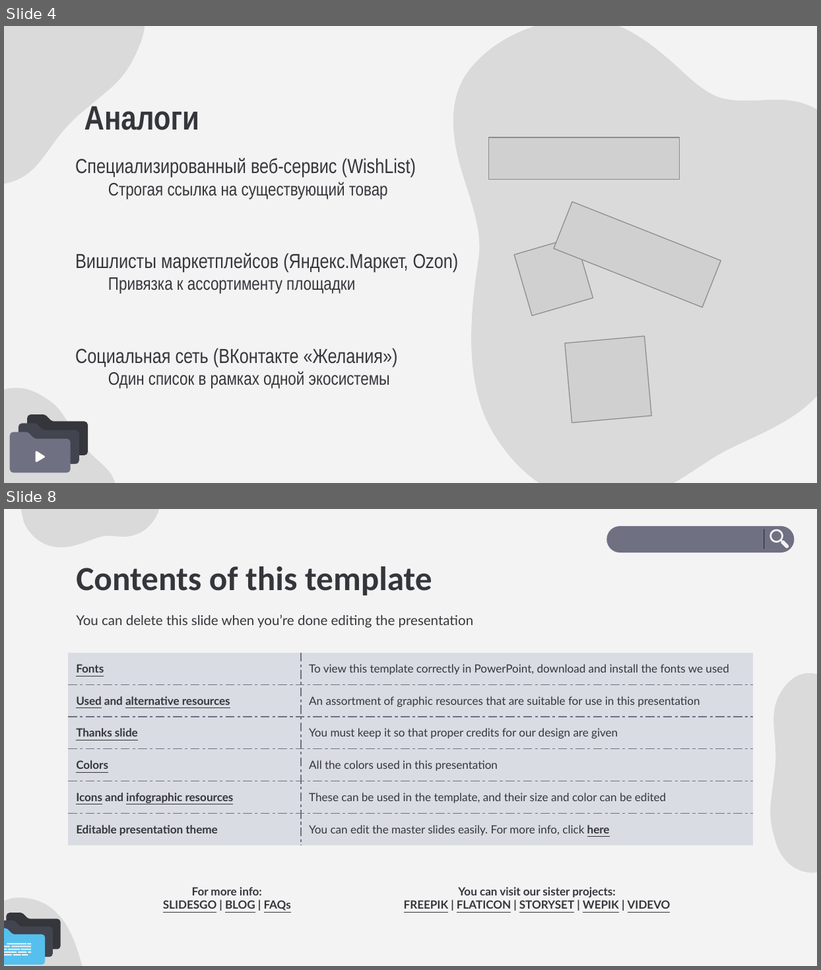
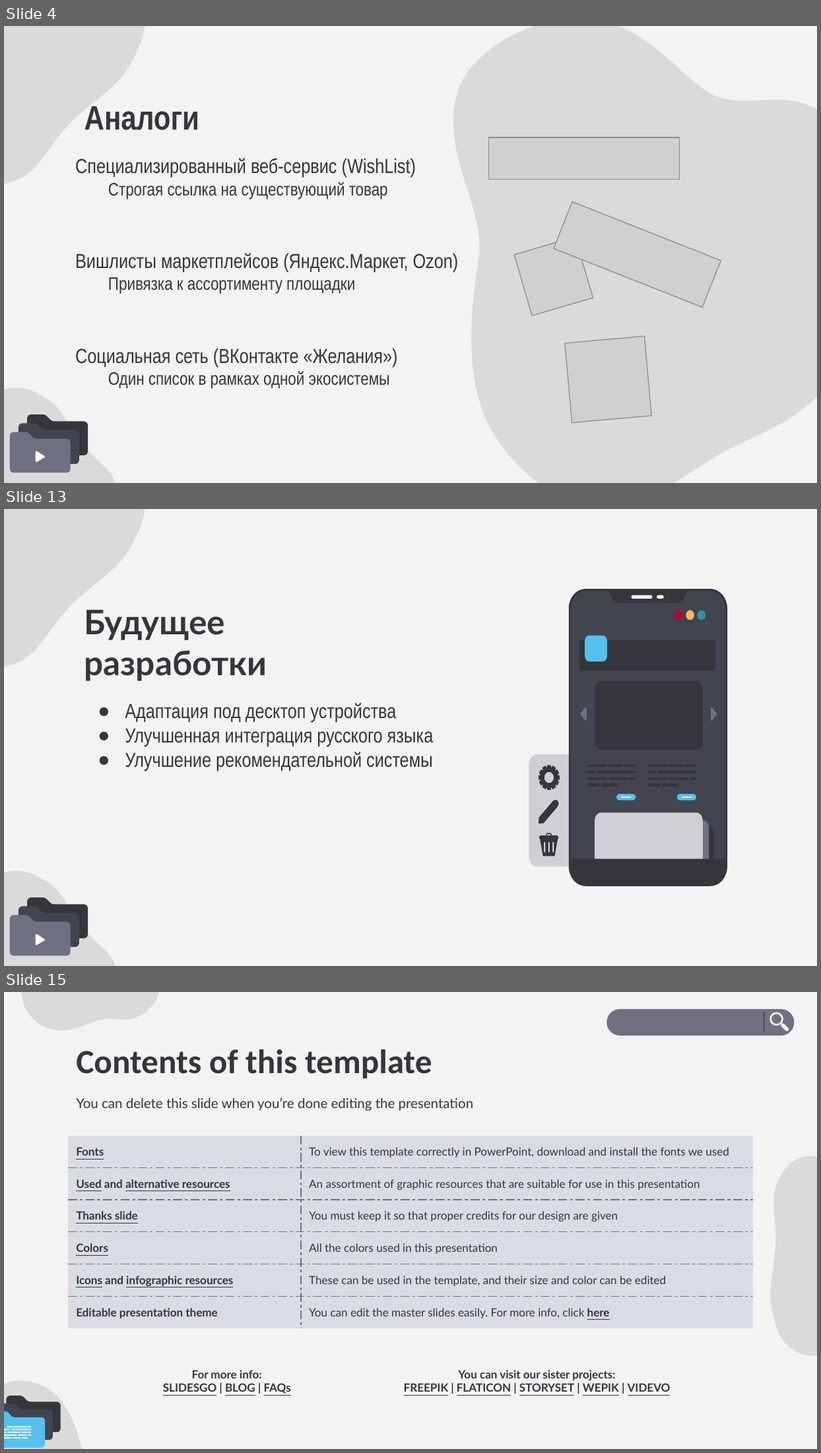
Before and after one commit to NNkGame/Diploma, a slide deck: Docs/Предзащита/Презентация Шарунов РД.pptx. Shown one above the other, each under a label of ours: slides 4 and 8 before the commit, slides 4, 13 and 15 after it; the slides between them are not shown. The pictures are 821x970 and 821x1453 pixels, drawn with LibreOffice and Linux fonts; fonts in the diff are those of the drawing; grey boxes stand for pictures. Boxes give left, top, right and bottom in pixels: in the first picture for what was removed or moved away, otherwise in the second. Text is boxed around its words. In the diff, an @@ line names an element or a change of style, - is before the commit and + after.

```diff
--- a/Docs/Предзащита/Презентация Шарунов РД.pptx
+++ b/Docs/Предзащита/Презентация Шарунов РД.pptx
@@ slide 13 added at (4,509,817,966), background #F3F3F3; not listed: 6 template elements that a slide beside it also shows @@
@@ title added at (85,610,267,681), 30 pt, text #35363B, bold @@
+Будущее разработки
@@ subtitle added at (125,703,434,771), 18 pt, text #35363B @@
+● Адаптация под десктоп устройства
+● Улучшенная интеграция русского языка
+● Улучшение рекомендательной системы
@@ group added at (529,589,727,887): 57 freeform shapes @@
@@ what was slide 8 is now slide 15 @@
```
Also in this commit, not shown: 6 other slides added, 35 other files.
